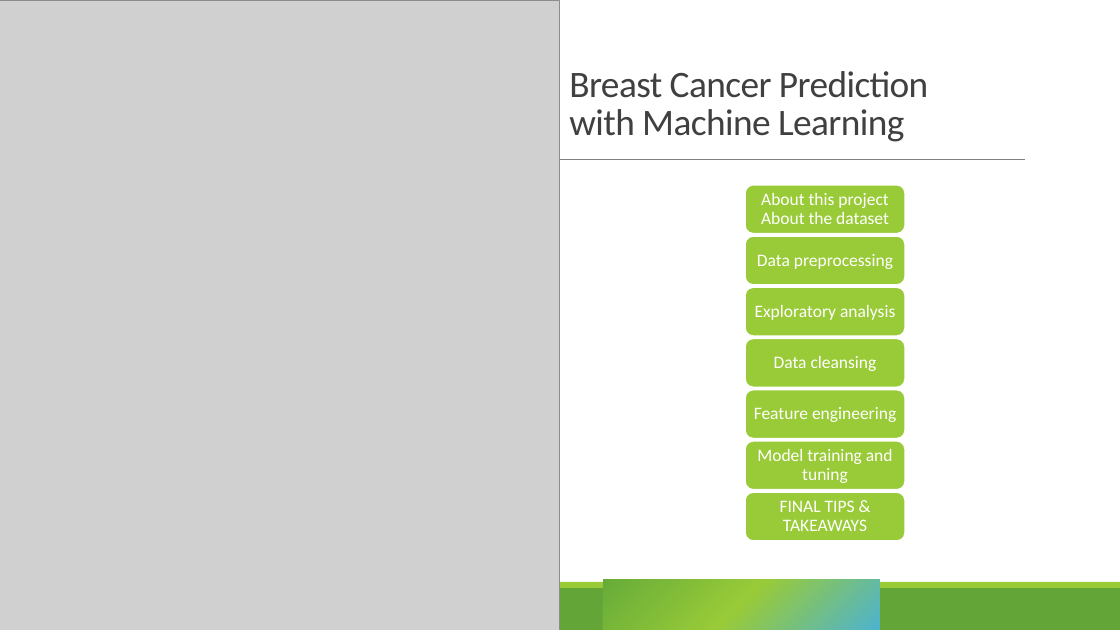
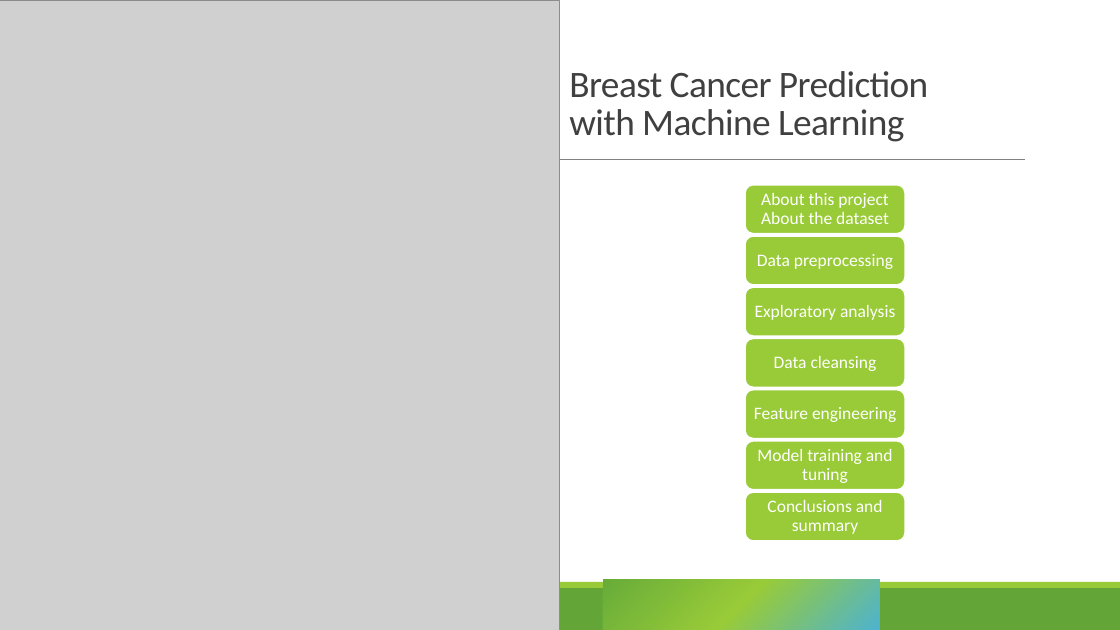
Before and after one commit to lmanov1/CancerPrediction, a slide deck: slide 2 of PROJECT_PRESENTATION.pptx. Drawn at 1120x630 pixels with LibreOffice and Linux fonts; fonts in the diff are those of the drawing; grey boxes stand for pictures. Boxes give left, top, right and bottom in pixels: in the first picture for what was removed or moved away, otherwise in the second. Text is boxed around its words. In the diff, an @@ line names an element or a change of style, - is before the commit and + after.

```diff
--- a/PROJECT_PRESENTATION.pptx
+++ b/PROJECT_PRESENTATION.pptx
@@ text at (x1=767, y1=500, x2=883, y2=534): text changed @@
-FINAL TIPS & TAKEAWAYS
+Conclusions and summary
```
Also in this commit, not shown: 9 other slides changed, 2 slides added, 2 other files.
